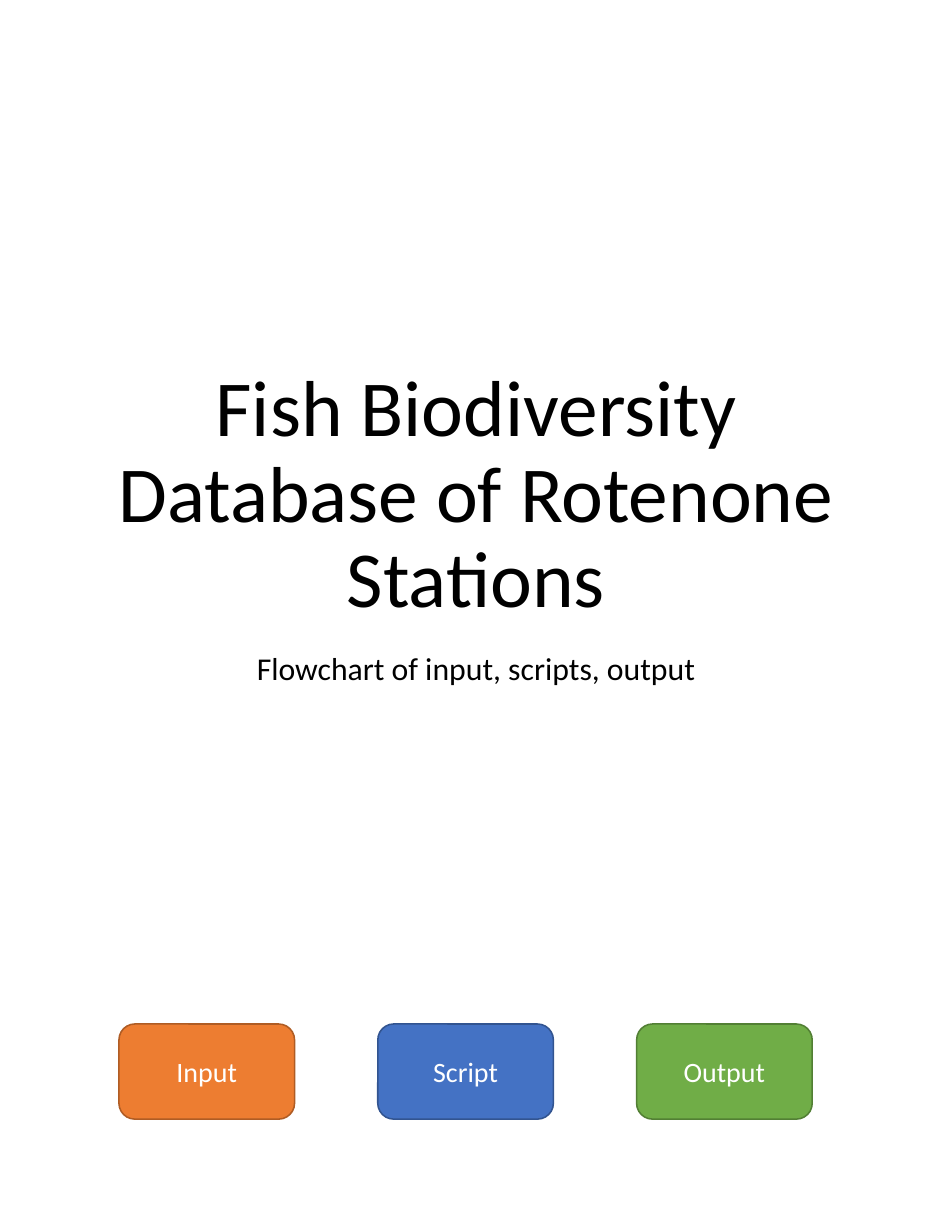
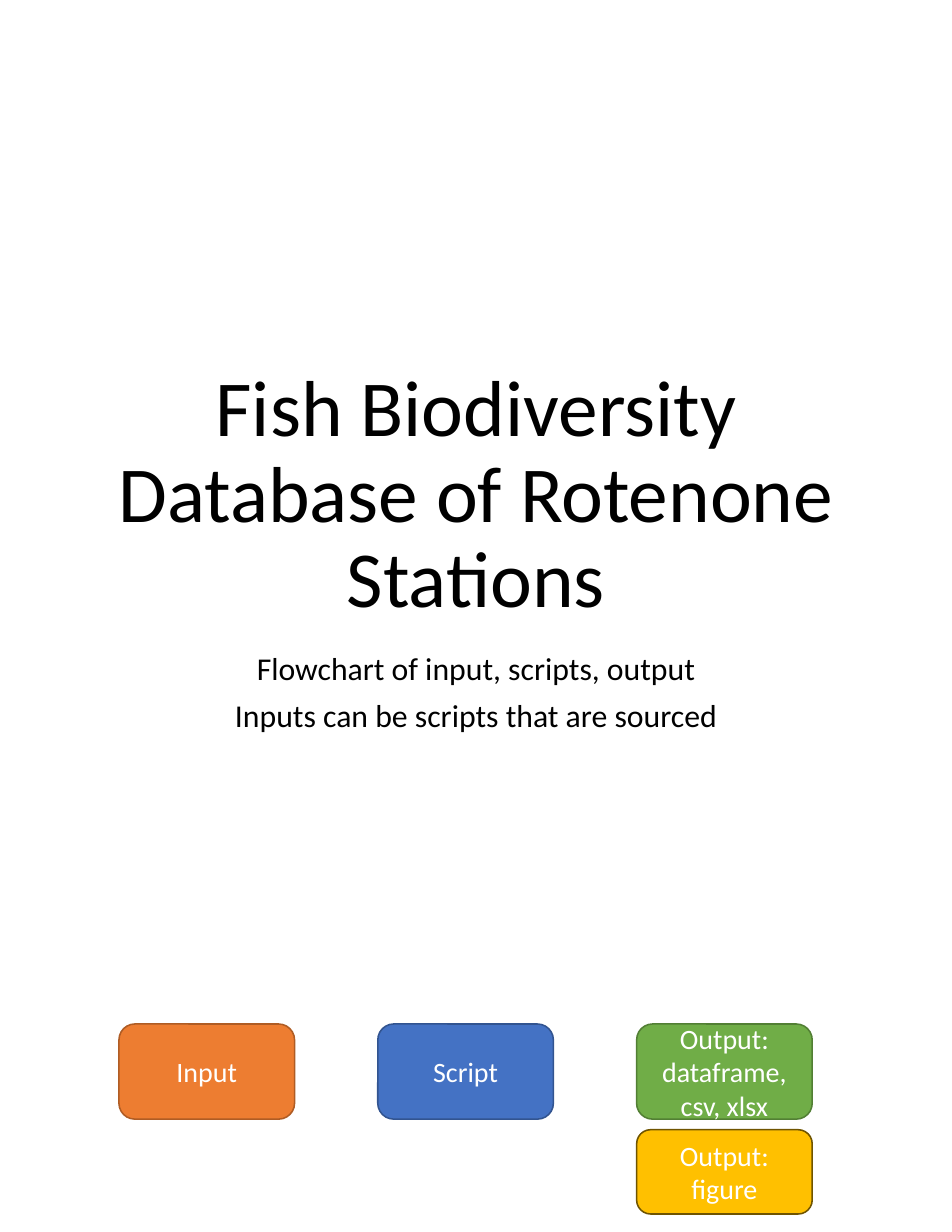
Before and after one commit to philippinespire/fish_biodiversity, a slide deck: slide 1 of scripts/flowchart_scripts.pptx. Drawn at 952x1232 pixels with LibreOffice and Linux fonts; fonts in the diff are those of the drawing. Boxes give left, top, right and bottom in pixels: in the first picture for what was removed or moved away, otherwise in the second. Text is boxed around its words. In the diff, an @@ line names an element or a change of style, - is before the commit and + after.

```diff
--- a/scripts/flowchart_scripts.pptx
+++ b/scripts/flowchart_scripts.pptx
@@ subtitle at [235,705,717,732]: paragraph added @@
+Inputs can be scripts that are sourced
@@ text in rounded rectangle at [662,1031,786,1123]: text changed @@
-Output
+Output: dataframe, csv, xlsx
@@ rounded rectangle added at [636,1130,812,1214], fill #FFC000, outline #705400 1 pt, 18 pt, text #FFFFFF @@
+Output: figure
```
Also in this commit, not shown: 3 other slides changed, 3 slides added.
